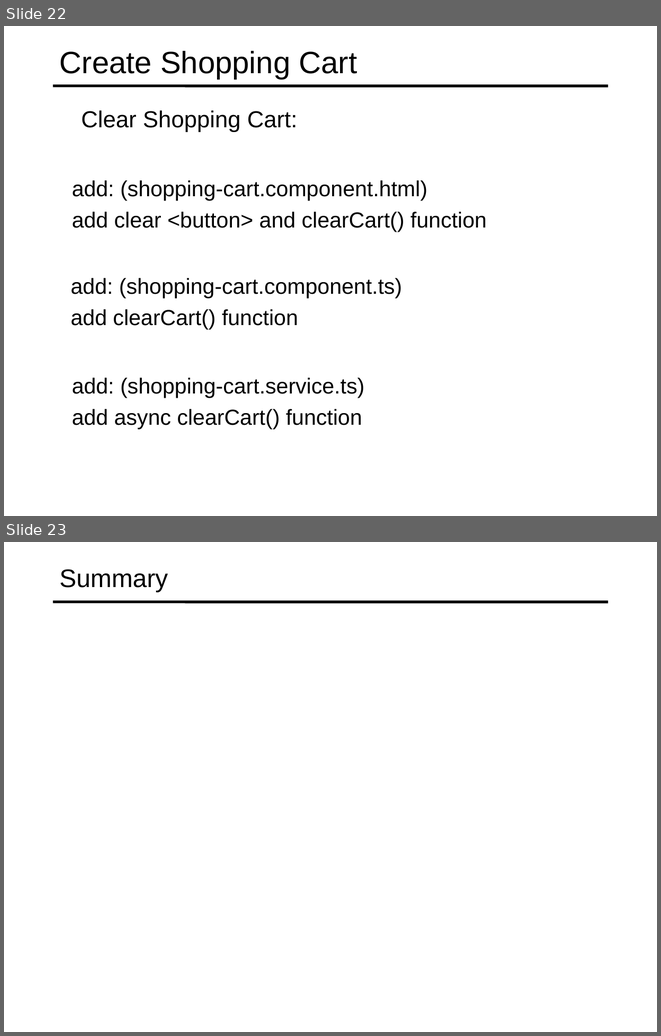
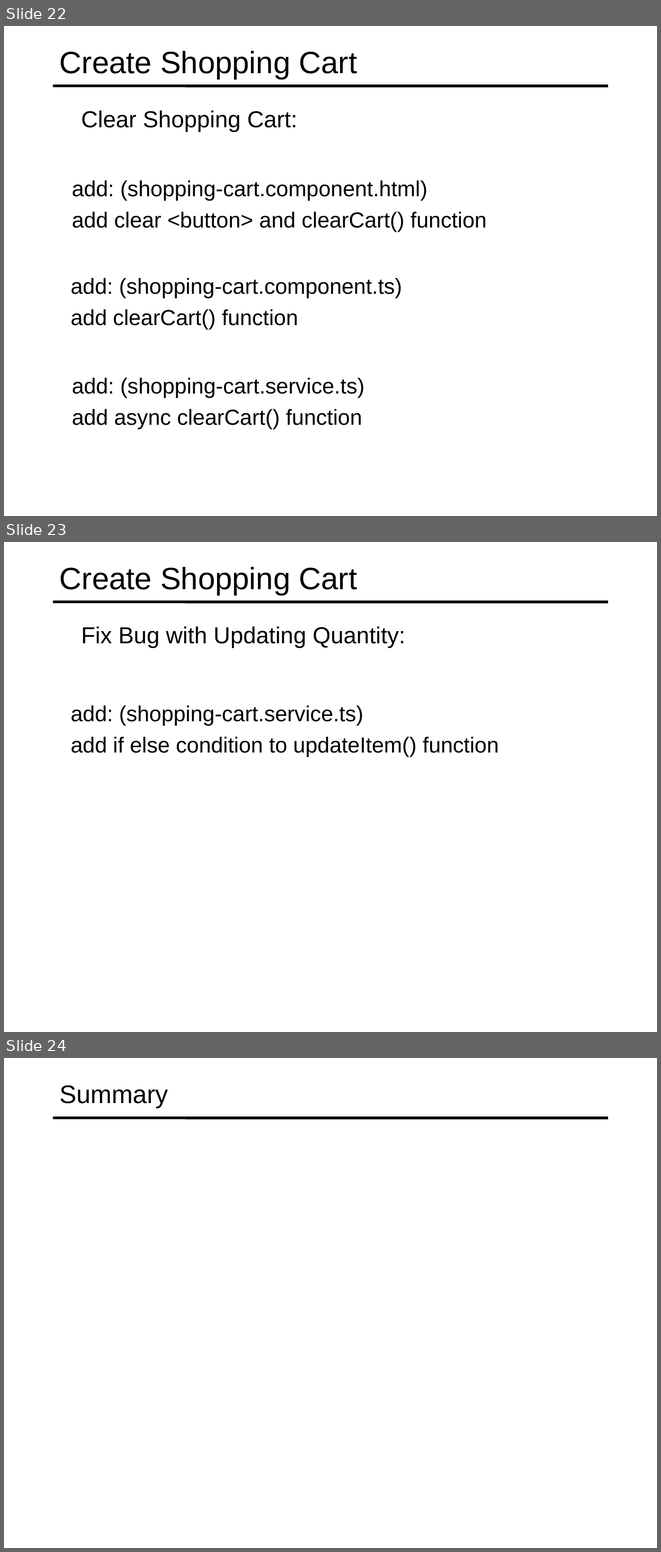
Before and after one commit to specter01wj/Jago_Link_Training, a slide deck: Angular/Angular7/Angular Advanced Course/Project/21.Project_Shopping Cart Module/L5_Project_Shopping Cart Module.ppt. Shown one above the other, each under a label of ours: slides 22 and 23 before the commit, slides 22, 23 and 24 after it. The pictures are 661x1036 and 661x1552 pixels, drawn with LibreOffice and Linux fonts; fonts in the diff are those of the drawing. Boxes give left, top, right and bottom in pixels: in the first picture for what was removed or moved away, otherwise in the second. Text is boxed around its words. In the diff, an @@ line names an element or a change of style, - is before the commit and + after.

Commit message:
11/04/2019 v1

```diff
--- a/Angular/Angular7/Angular Advanced Course/Project/21.Project_Shopping Cart Module/L5_Project_Shopping Cart Module.ppt
+++ b/Angular/Angular7/Angular Advanced Course/Project/21.Project_Shopping Cart Module/L5_Project_Shopping Cart Module.ppt
@@ slide 23 added at [4,542,657,1032], background #FFFFFF; not listed: 1 template element that a slide beside it also shows @@
@@ title added at [60,567,358,595], 34 pt, text #000000 @@
+Create Shopping Cart
@@ text added at [81,626,405,648], 25.5 pt, text #000000 @@
+  Fix Bug with Updating Quantity:
@@ text added at [71,705,499,757], 24 pt, text #000000 @@
+  add: (shopping-cart.service.ts)
+  add if else condition to updateItem() function
@@ what was slide 23 is now slide 24 @@
```
